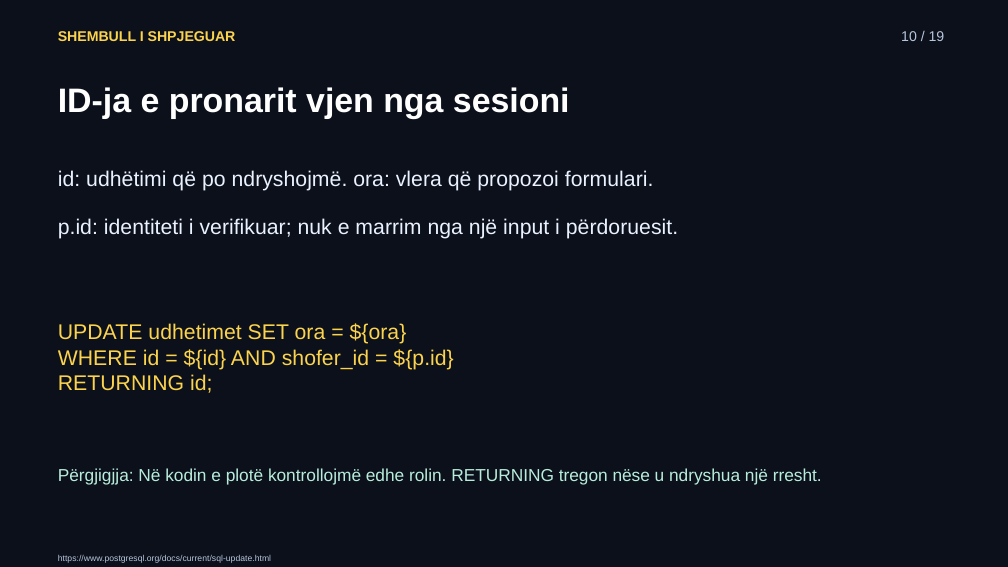
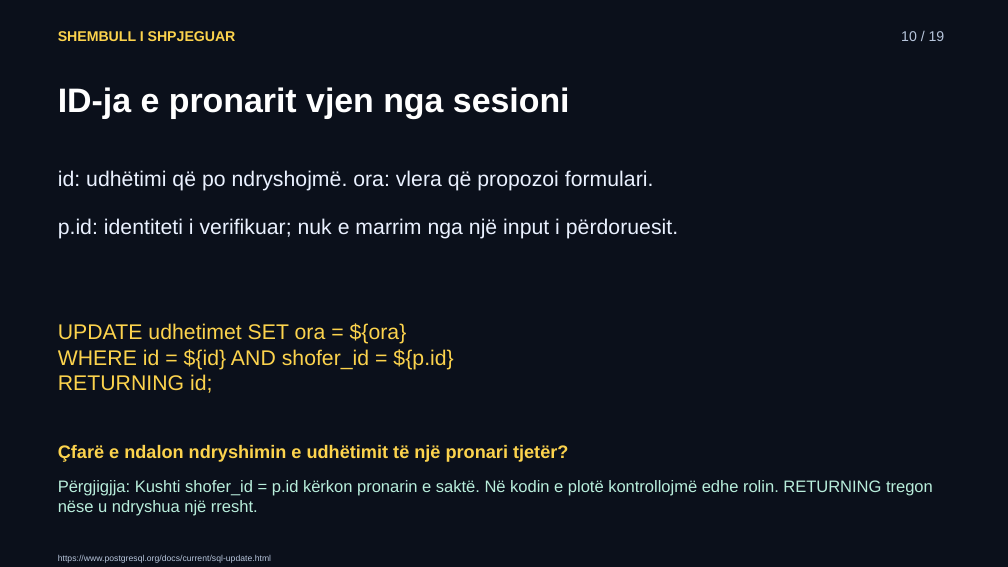
Before and after one commit to arbenl/arbenl.github.io, a slide deck: slide 10 of lendet/2026-2027/mobile/lectures/ligjerata-05-hyrja-lejet-rideshare-2026.pptx. Drawn at 1008x567 pixels with LibreOffice and Linux fonts; fonts in the diff are those of the drawing. Boxes give left, top, right and bottom in pixels: in the first picture for what was removed or moved away, otherwise in the second. Text is boxed around its words. In the diff, an @@ line names an element or a change of style, - is before the commit and + after.

```diff
--- a/lendet/2026-2027/mobile/lectures/ligjerata-05-hyrja-lejet-rideshare-2026.pptx
+++ b/lendet/2026-2027/mobile/lectures/ligjerata-05-hyrja-lejet-rideshare-2026.pptx
@@ text added at (58, 445, 568, 462), 17.2 pt, text #FCD34D, bold @@
+Çfarë e ndalon ndryshimin e udhëtimit të një pronari tjetër?
@@ text at (58, 480, 933, 516): text changed; size 16.5 to 15.8 pt @@
-Përgjigjja: Në kodin e plotë kontrollojmë edhe rolin. RETURNING tregon nëse u ndryshua një rresht.
+Përgjigjja: Kushti shofer_id = p.id kërkon pronarin e saktë. Në kodin e plotë kontrollojmë edhe rolin. RETURNING tregon nëse u ndryshua një rresht.
```
Also in this commit, not shown: 10 other slides changed, 9 other files.
